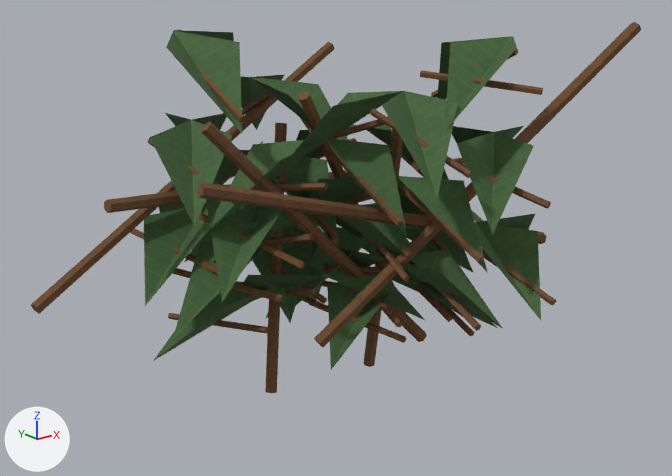
Two versions of the OBJ model Assets/ProjectOEN/ProductionArt/Meshes/environment_set_dressing/en-009_broadleaf_bush_set__medium.obj, one commit apart.
Before and after are seen from a camera (50 mm lens) standing at (-1.147, -1.441, 0.919) and looking at (0.012, 0.008, 0.339). Arrows for +X, +Y and +Z are at lower left; the lights stay in place. The first picture is the older version. Where no turn or scale is listed for an object, it has been applied to the vertices. Vertices at exactly the same position are counted once.

Objects in the first picture: 'en-009_broadleaf_bush_set__medium'.
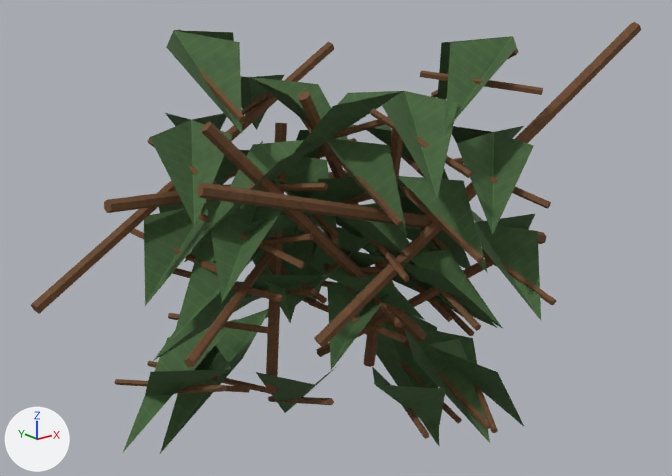
Boxes [x1, y1, x2, y2] around the edits, measured in the pictures (672 x 476 px):
'en-009_broadleaf_bush_set__medium', reshaped (16% taller)
    before: [31, 22, 641, 393]
    after: [31, 22, 641, 454]
part 1 of me_en_009_broadleaf_bush_set__medium, added
    after: [403, 340, 490, 429]
part 2 of me_en_009_broadleaf_bush_set__medium, added
    after: [474, 385, 498, 433]
part 3 of me_en_009_broadleaf_bush_set__medium, added
    after: [392, 385, 429, 439]
part 4 of me_en_009_broadleaf_bush_set__medium, added (green)
    after: [114, 252, 524, 454]

The change, as a diff of the scene's bpy script:
```diff
--- a/Assets/ProjectOEN/ProductionArt/Meshes/environment_set_dressing/en-009_broadleaf_bush_set__medium.obj.py
+++ b/Assets/ProjectOEN/ProductionArt/Meshes/environment_set_dressing/en-009_broadleaf_bush_set__medium.obj.py
@@ me_en_009_broadleaf_bush_set__medium @@
 # used by ob_en_009_broadleaf_bush_set__medium; location = (0.0, 0.0, 0.0)
-me_en_009_broadleaf_bush_set__medium.from_pydata(...)  # 856 vertices, 1248 faces; spans x -0.579..0.566, y -0.441..0.46, z 0.028..0.772
+me_en_009_broadleaf_bush_set__medium.from_pydata(...)  # 1020 vertices, 1484 faces; spans x -0.579..0.566, y -0.441..0.46, z -0.16..0.772
+# me_en_009_broadleaf_bush_set__medium part 1: the loose piece of 12 vertices spanning x 0.173..0.286, y -0.183..0.071, z 0.273..0.291 is copied, and the copy is turned -87 degrees about the y axis through its middle and scaled by 1.07, then moved by (-0.029, -0.083, -0.273); it spans x 0.194..0.207, y -0.275..-0.003, z -0.051..0.069
+# me_en_009_broadleaf_bush_set__medium part 2: the loose piece of 12 vertices spanning x 0.171..0.255, y -0.233..0.026, z 0.154..0.211 is copied, and the copy is multiplied about its middle by the matrix ((1.011, 0.278, 0.211), (-0.25, 1.029, -0.156), (-0.244, 0.098, 1.037)), then moved by (0.026, -0.097, -0.176); it spans x 0.158..0.321, y -0.323..-0.077, z -0.027..0.039
+# me_en_009_broadleaf_bush_set__medium part 3: the loose piece of 12 vertices spanning x 0.171..0.255, y -0.233..0.026, z 0.154..0.211 is copied, and the copy is multiplied about its middle by the matrix ((0.71, 0.215, 0.771), (-0.189, 1.047, -0.118), (-0.778, -0.058, 0.732)), then moved by (-0.139, -0.056, -0.192); it spans x -0.002..0.148, y -0.287..-0.031, z -0.035..0.015
+# me_en_009_broadleaf_bush_set__medium part 4
+# 123 vertices are added at x -0.428..0.356, y -0.307..0.416, z -0.16..0.453
+# 5 new vertices lie (0.514, 0.34, 0.128) away from vertices in x -0.428..-0.417, y -0.137..-0.121, z 0.222..0.241
+# 16 new faces join them, mat_leaf (picture img_leaf_albedo_png)
+# 160 new faces join them, mat_wood (picture img_wood_albedo_png)
 me_en_009_broadleaf_bush_set__medium.materials.append(mat_wood)
```
